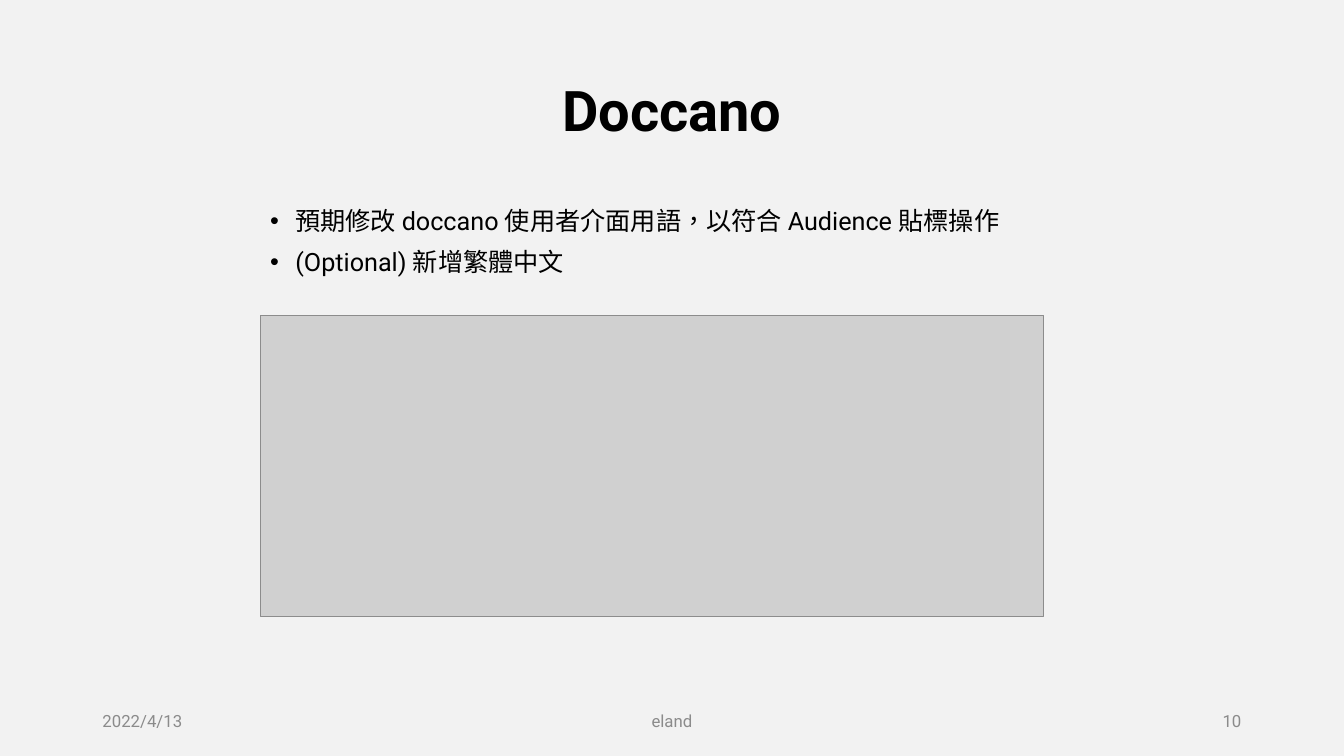
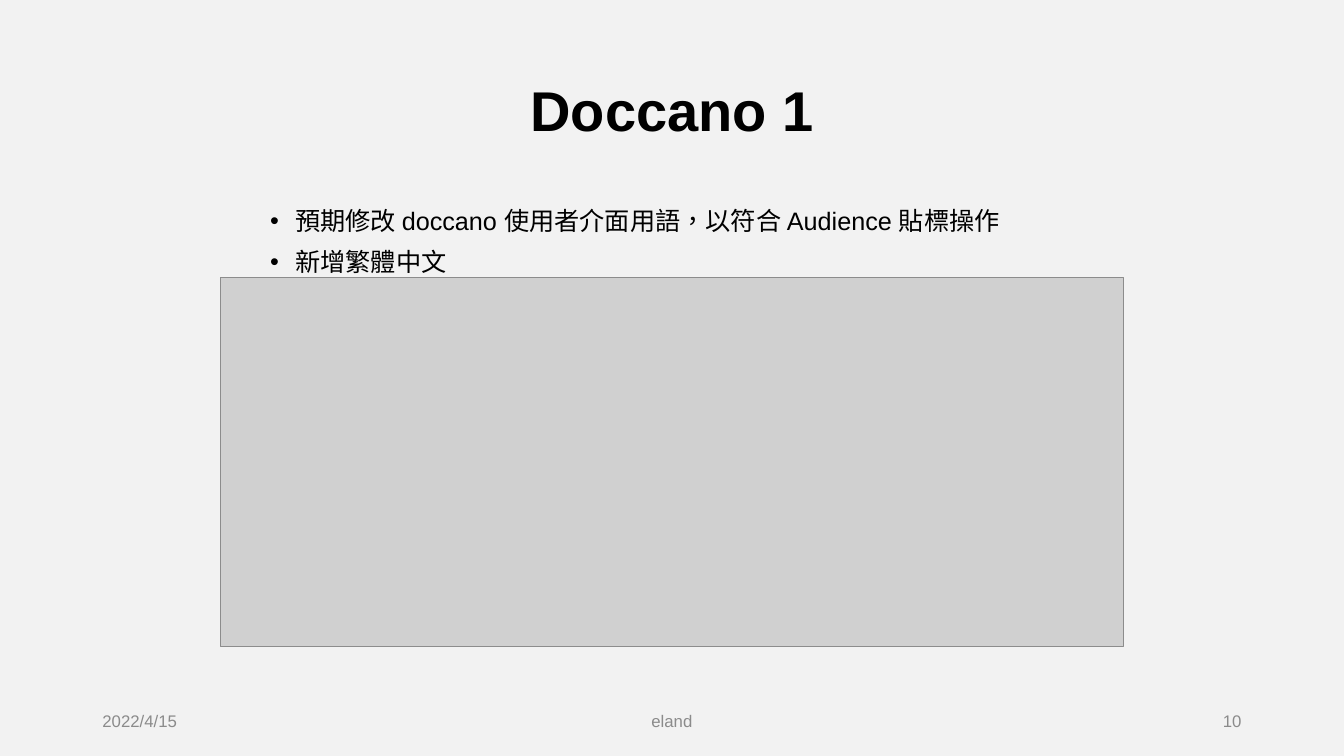
Before and after one commit to ychuang789/labelapi, a slide deck: slide 10 of Audience 開發前 review.pptx. Drawn at 1344x756 pixels with LibreOffice and Linux fonts; fonts in the diff are those of the drawing; grey boxes stand for pictures. Boxes give left, top, right and bottom in pixels: in the first picture for what was removed or moved away, otherwise in the second. Text is boxed around its words. In the diff, an @@ line names an element or a change of style, - is before the commit and + after.

```diff
--- a/Audience 開發前 review.pptx
+++ b/Audience 開發前 review.pptx
@@ title at (x1=531, y1=92, x2=813, y2=132): text changed; font Roboto to Arial @@
-Doccano
+Doccano 1
@@ text at (x1=295, y1=208, x2=1000, y2=232): font Roboto to Arial in "預期修改 doccano 使用者介面用語，以符合 Audience 貼標操作" @@
@@ text at (x1=295, y1=249, x2=446, y2=278): text changed; font Roboto to Arial @@
-• (Optional) 新增繁體中文
+• 新增繁體中文
@@ picture resized from (x1=260, y1=316, x2=1045, y2=617) to (x1=221, y1=277, x2=1124, y2=646) @@
@@ text at (x1=102, y1=715, x2=177, y2=727): text changed; font Roboto to Arial @@
-2022/4/13
+2022/4/15
@@ text "eland" at (x1=651, y1=715, x2=692, y2=727): font Roboto to Arial @@
@@ page number at (x1=1223, y1=715, x2=1242, y2=727): font Roboto to Arial @@
```
Also in this commit, not shown: 10 other slides changed, 1 slide added, 9 other files.
